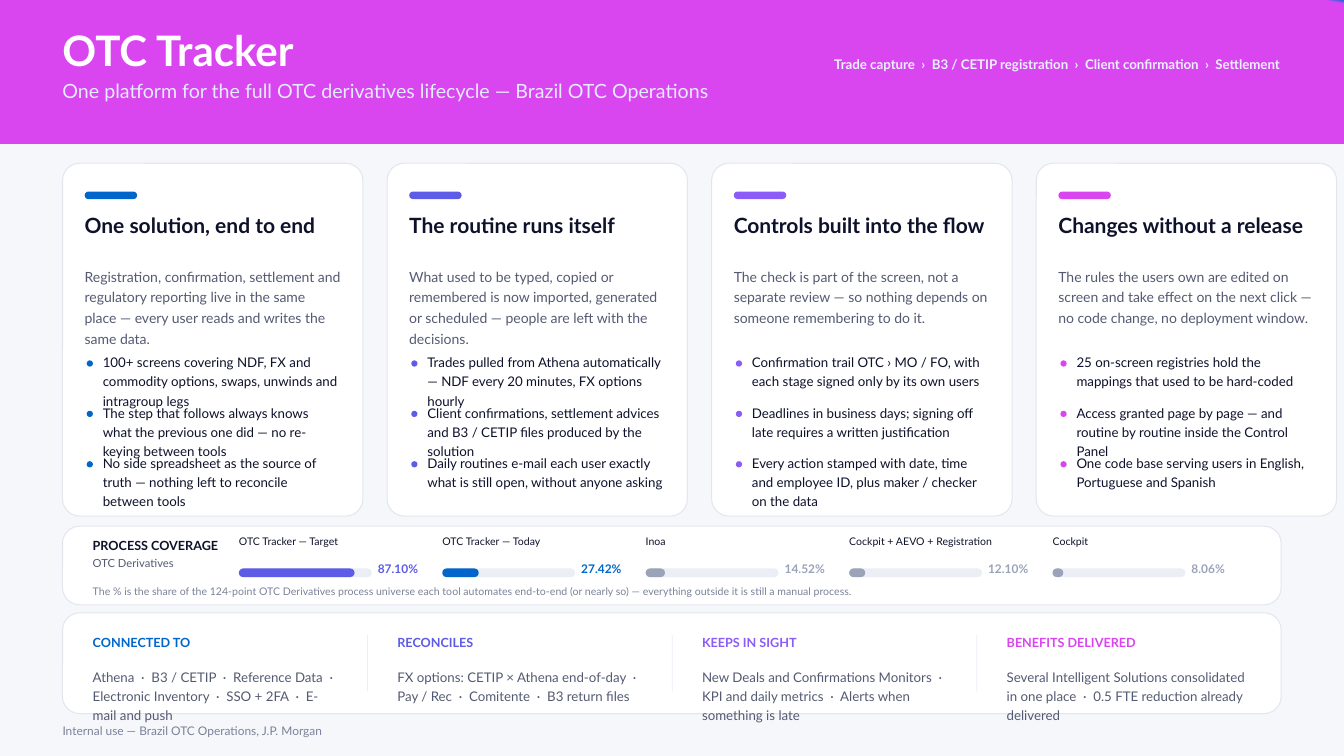
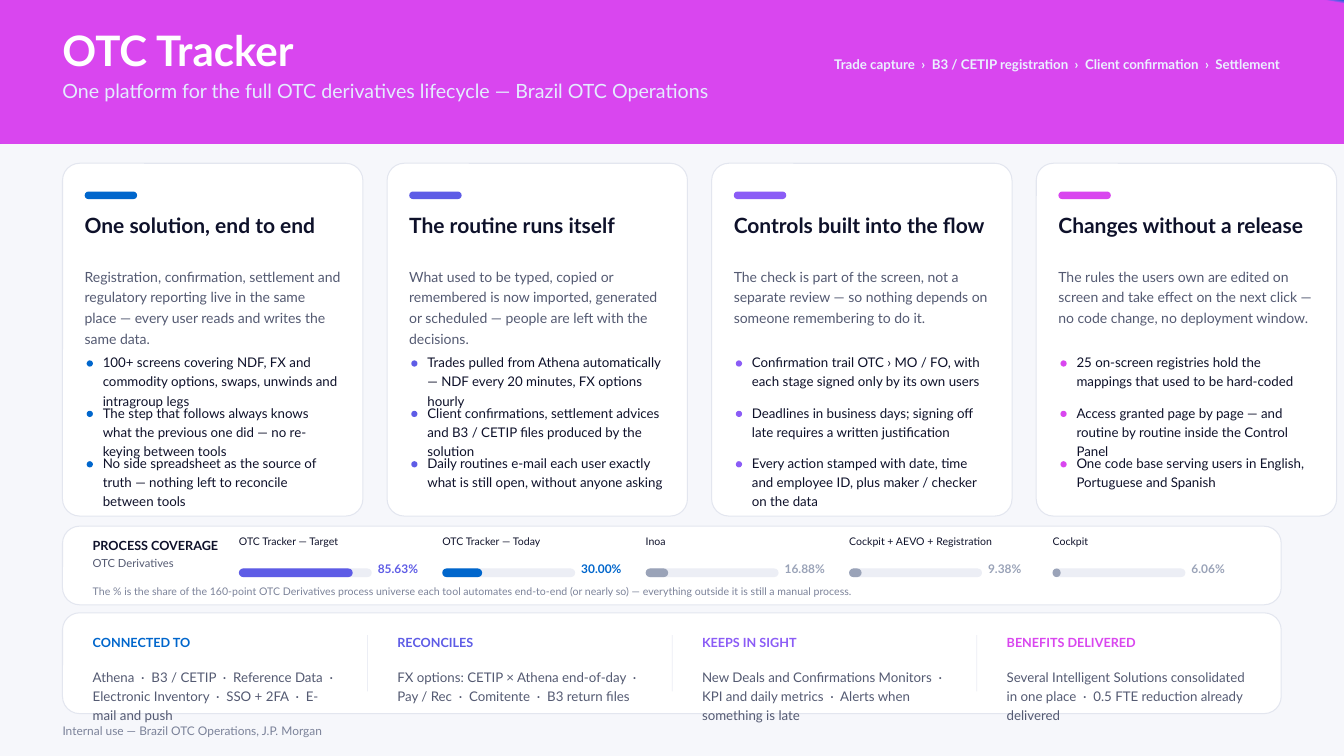
Before and after one commit to PistacchioV/OTC-Tracker, a slide deck: slide 1 of OTC_Tracker_One_Pager.pptx. Drawn at 1344x756 pixels with LibreOffice and Linux fonts; fonts in the diff are those of the drawing. Boxes give left, top, right and bottom in pixels: in the first picture for what was removed or moved away, otherwise in the second. Text is boxed around its words. In the diff, an @@ line names an element or a change of style, - is before the commit and + after.

```diff
--- a/OTC_Tracker_One_Pager.pptx
+++ b/OTC_Tracker_One_Pager.pptx
@@ text at (x1=378, y1=564, x2=418, y2=573): text changed @@
-87.10%
+85.63%
@@ rounded rectangle resized from (x1=443, y1=569, x2=479, y2=578) to (x1=443, y1=569, x2=483, y2=578) @@
@@ text at (x1=581, y1=564, x2=621, y2=573): text changed @@
-27.42%
+30.00%
@@ text at (x1=785, y1=564, x2=825, y2=573): text changed @@
-14.52%
+16.88%
@@ rounded rectangle resized from (x1=849, y1=569, x2=865, y2=578) to (x1=849, y1=569, x2=861, y2=578) @@
@@ text at (x1=988, y1=564, x2=1021, y2=573): text changed @@
-12.10%
+9.38%
@@ rounded rectangle at (x1=1053, y1=569, x2=1061, y2=578): proportions changed @@
@@ text at (x1=93, y1=587, x2=852, y2=597): text changed @@
-The % is the share of the 124-point OTC Derivatives process universe each tool automates end-to-end (or nearly so) — everything outside it is still a manual process.
+The % is the share of the 160-point OTC Derivatives process universe each tool automates end-to-end (or nearly so) — everything outside it is still a manual process.
```
Also in this commit, not shown: 1 other file.
